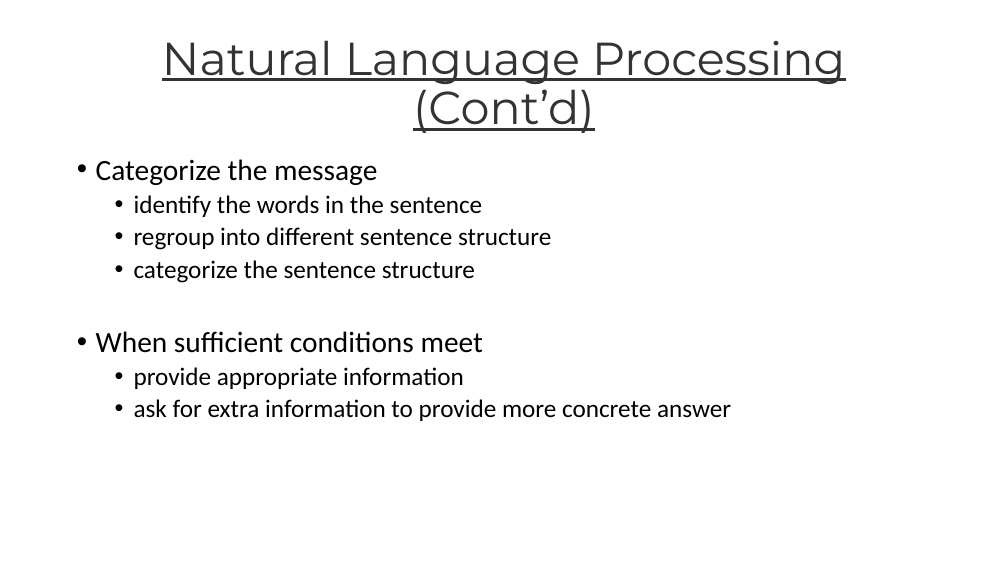
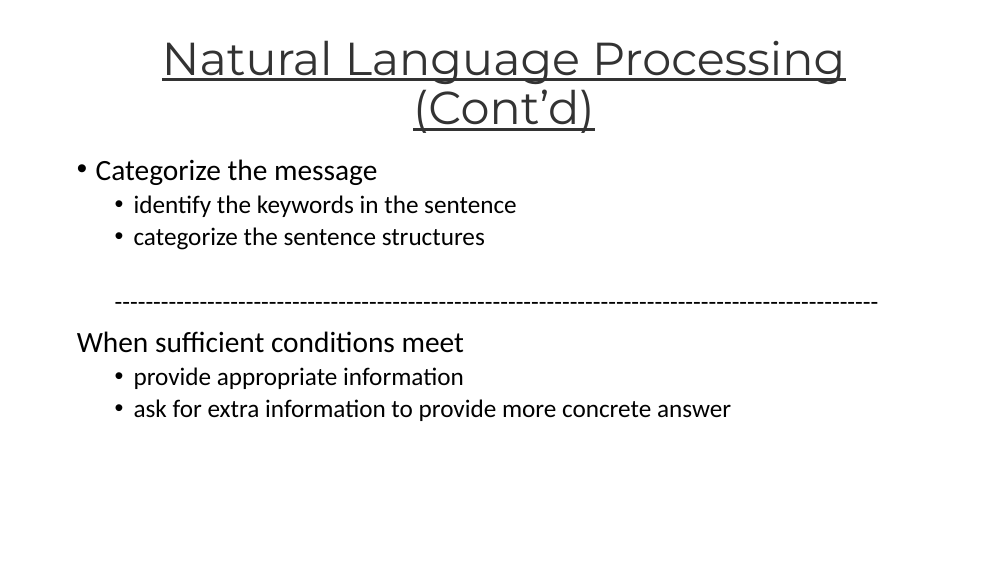
Before and after one commit to casey46ckc/Asso-yr2-FYP, a slide deck: slide 11 of fyp powerpoint/Fyp_revised_v1.1.pptx. Drawn at 1008x567 pixels with LibreOffice and Linux fonts; fonts in the diff are those of the drawing; background and template pictures are left out. Boxes give left, top, right and bottom in pixels: in the first picture for what was removed or moved away, otherwise in the second. Text is boxed around its words. In the diff, an @@ line names an element or a change of style, - is before the commit and + after.

```diff
--- a/fyp powerpoint/Fyp_revised_v1.1.pptx
+++ b/fyp powerpoint/Fyp_revised_v1.1.pptx
@@ text at (134, 195, 516, 250): text changed @@
-  • identify the words in the sentence
-  • regroup into different sentence structure
-  • categorize the sentence structure
+  • identify the keywords in the sentence
+  • categorize the sentence structures
+  ---------------------------------------------------------------------------------------------------
@@ text at (77, 331, 464, 353): bullet • to none @@
```
Also in this commit, not shown: 8 other slides changed, 1 slide added, 2 other files.
